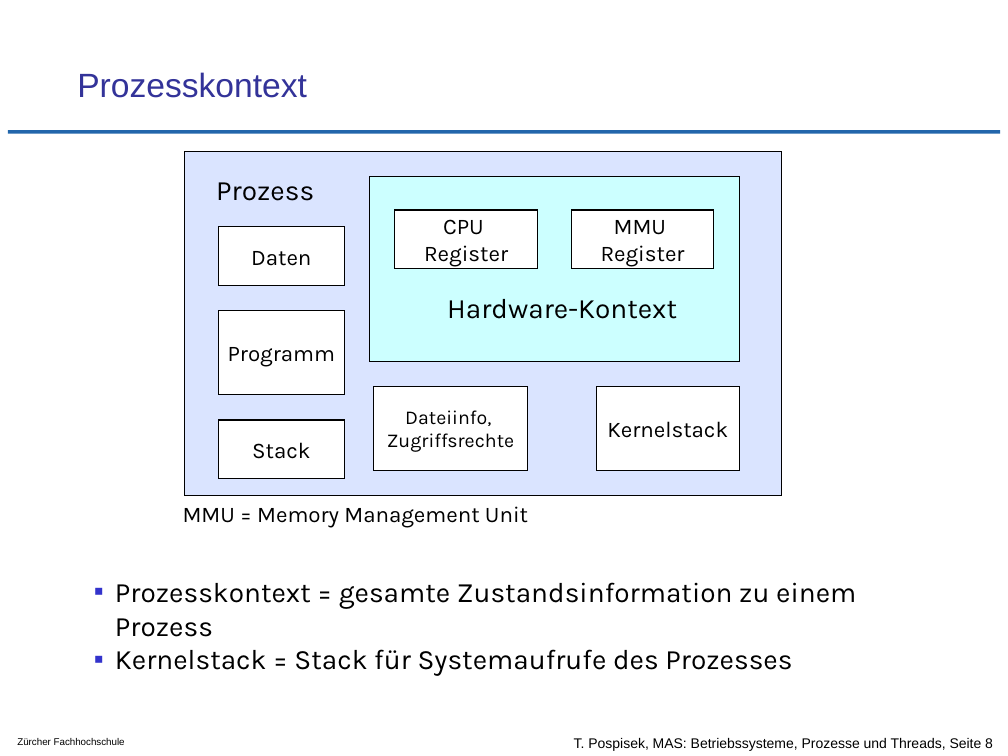
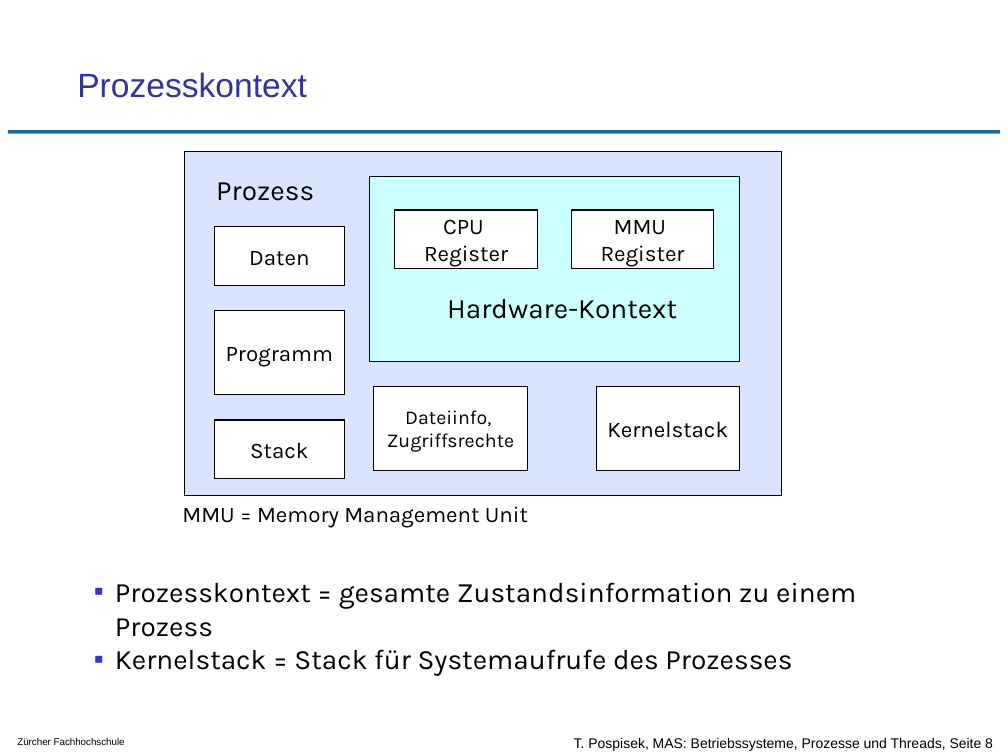
Before and after one commit to tpo/betriebssysteme, a slide deck: slide 8 of 05-2_Prozesse_und_Threads.odp. Drawn at 1008x756 pixels with LibreOffice and Linux fonts; fonts in the diff are those of the drawing; background and template pictures are left out. Boxes give left, top, right and bottom in pixels: in the first picture for what was removed or moved away, otherwise in the second. Text is boxed around its words. In the diff, an @@ line names an element or a change of style, - is before the commit and + after.

Commit message:
Layout

```diff
--- a/05-2_Prozesse_und_Threads.odp
+++ b/05-2_Prozesse_und_Threads.odp
@@ rectangle "Daten": place and size @@
-rectangle "Daten" at box(219, 227, 345, 285)
+rectangle "Daten" at box(215, 227, 345, 285)
@@ rectangle "Programm": place and size @@
-rectangle "Programm" at box(219, 310, 345, 394)
+rectangle "Programm" at box(215, 310, 345, 394)
@@ rectangle "Stack": place and size @@
-rectangle "Stack" at box(219, 420, 345, 479)
+rectangle "Stack" at box(215, 420, 345, 479)
```
